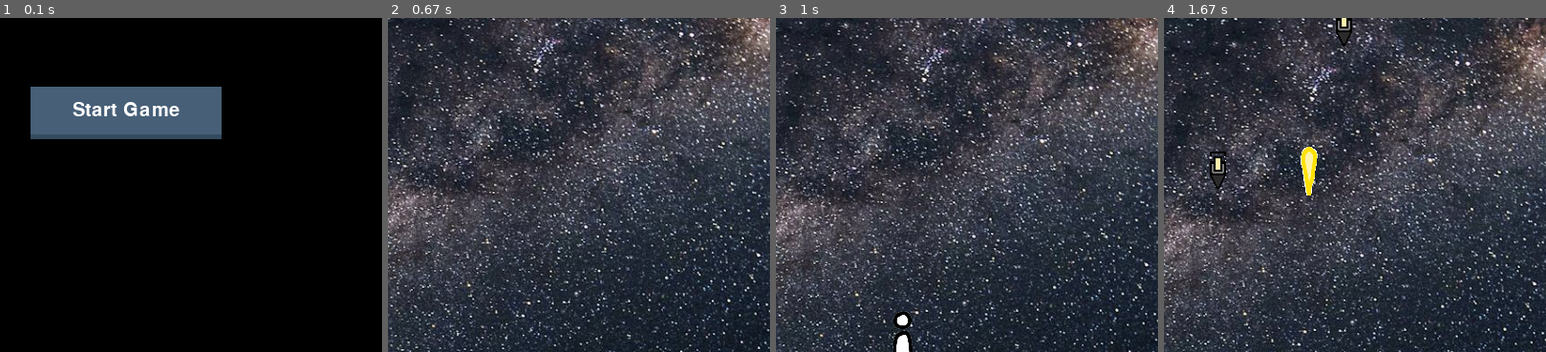
Above: before the commit, frames 1-4 (left to right).
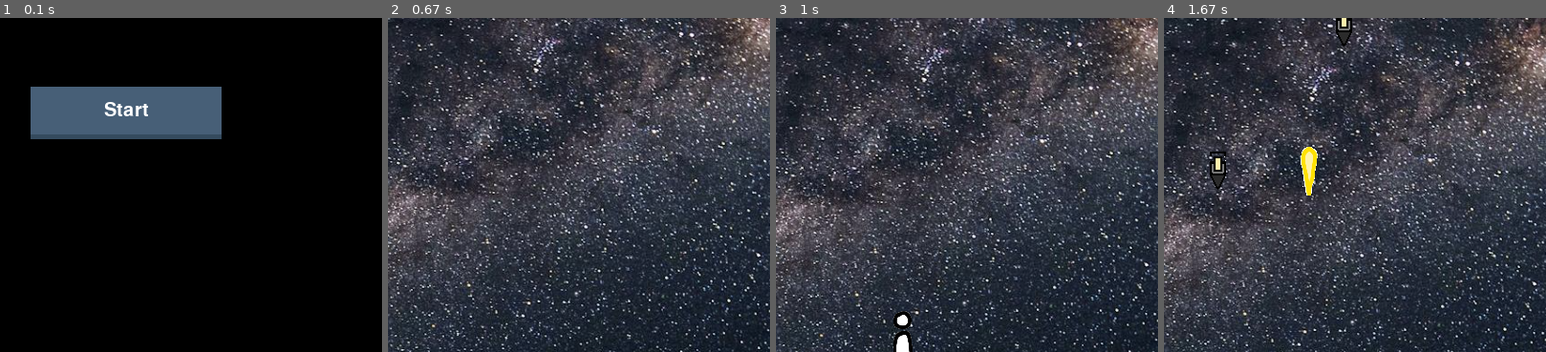
Above: after the commit, the same moments.

Repository: SoohaBang/pygame2
Game: pygame game, started from bsh.py
Two runs of this game, one before a commit and one after it. Both use one fixed random seed, a clock stepped at 60 frames per second and the inputs below.
Inputs (mouse positions are % of the whole screen's width and height, from its top left):
- Up to frame 1 (0.1 s): no input
- Up to frame 2 (0.67 s): press the mouse at (50, 49) at 0.37 s; move the mouse to (49, 55) at 0.47 s; release the mouse at (49, 61) at 0.6 s
- Up to frame 3 (1 s): hold Up from 0.67 s (still down); move the mouse to (29, 12) at 0.7 s
- Up to frame 4 (1.67 s): release Up at 1.13 s; hold Right from 1.17 s (still down); tap Space at 1.23, 1.53 s
The pictures show only the part of the screen within x 34-84%, y 35-85%; the shares and areas given below are measured in that part.

The runs differ from the first frame. In frame 1, 0.7% of the frame differs, in the area x 19-47%, y 25-30%; in frame 2, nothing differs; in frame 3, nothing differs; in frame 4, nothing differs.

Commit message:
Update bsh.py
game over menu song ect

Diff:
--- a/bsh.py
+++ b/bsh.py
@@ -9,8 +9,8 @@
     K_SPACE,
     KEYDOWN,
     QUIT,
+    MOUSEBUTTONDOWN,
     RLEACCEL,
-    MOUSEBUTTONDOWN,
 )
 
 # Game settings
@@ -185,8 +185,9 @@
 background = Background()
 
 # Load and play background music
-pygame.mixer.music.load("Apoxode_-_Electric_1.mp3")
-pygame.mixer.music.play(loops=-1)
+menu_music = pygame.mixer.music.load("Apoxode_-_Electric_1.mp3")
+game_music = pygame.mixer.music.load("sb_indreams.mp3")
+pygame.mixer.music.play(loops=-1, start=0)  # Start menu music
 
 # Load sound effects
 move_up_sound = pygame.mixer.Sound("Rising_putter.ogg")
@@ -204,9 +205,10 @@
 # Define game states
 START_MENU = "start_menu"
 GAME_RUNNING = "game_running"
+GAME_OVER = "game_over"
 current_state = START_MENU
 
-# Button class for start menu
+# Button class for menu and game over screens
 class Button:
     def __init__(self, text, width, height, pos, elevation):
         self.pressed = False
@@ -238,16 +240,16 @@
     def check_click(self):
         mouse_pos = pygame.mouse.get_pos()
         if self.top_rect.collidepoint(mouse_pos):
-            if pygame.mouse.get_pressed()[0] == 1:
-                if not self.pressed:
-                    self.pressed = True
-                    return True
-        if pygame.mouse.get_pressed()[0] == 0:
-            self.pressed = False
+            if pygame.mouse.get_pressed()[0]:
+                self.dynamic_elecation = 0
+                return True
+            self.dynamic_elecation = self.elevation
         return False
 
-# Create start button
-start_button = Button("Start Game", 200, 50, (SCREEN_WIDTH//2 - 100, SCREEN_HEIGHT//2 - 25), 5)
+# Create buttons
+start_button = Button("Start", 200, 50, (SCREEN_WIDTH//2 - 100, SCREEN_HEIGHT//2 - 25), 5)
+return_to_menu_button = Button("Return to Menu", 200, 50, (SCREEN_WIDTH//2 - 100, SCREEN_HEIGHT//2 - 25), 5)
+exit_button = Button("Exit", 200, 50, (SCREEN_WIDTH//2 - 100, SCREEN_HEIGHT//2 + 25), 5)
 
 # Main game loop
 clock = pygame.time.Clock()
@@ -274,6 +276,8 @@
 
     if current_state == START_MENU:
         screen.fill((0, 0, 0))  # Fill screen with black
+        pygame.mixer.music.load("Apoxode_-_Electric_1.mp3")
+        pygame.mixer.music.play(loops=-1, start=0)  # Play menu music
 
         # Display game title
         title_font = pygame.font.Font(None, 74)
@@ -283,8 +287,12 @@
         # Draw start button
         if start_button.check_click():
             current_state = GAME_RUNNING  # Change state to start the game
+            pygame.mixer.music.stop()
+            pygame.mixer.music.load("sb_indreams.mp3")
+            pygame.mixer.music.play(loops=-1, start=0)  # Play game music
             start_time = pygame.time.get_ticks()  # Reset the start time when the game begins
             points = 0  # Reset points when starting a new game
+            player.lives = 3  # Reset player lives when starting a new game
 
         start_button.draw()
 
@@ -312,8 +320,10 @@
         # Check for collisions between player and enemies
         if pygame.sprite.spritecollideany(player, enemies):
             if not player.take_damage():
-                current_state = START_MENU  # Return to menu if the player dies
-                pygame.mixer.music.play(loops=-1)  # Restart the music when returning to menu
+                current_state = GAME_OVER  # Switch to game over screen
+                pygame.mixer.music.stop()
+                pygame.mixer.music.load("Apoxode_-_Electric_1.mp3")
+                pygame.mixer.music.play(loops=-1, start=0)  # Play menu music again
                 collision_sound.play()
 
         # Draw the background first
@@ -334,6 +344,30 @@
         screen.blit(time_text, (10, 10))
         screen.blit(points_text, (10, 90))
 
+    elif current_state == GAME_OVER:
+        screen.fill((0, 0, 0))  # Fill screen with black
+
+        # Display game over text
+        game_over_font = pygame.font.Font(None, 74)
+        game_over_text = game_over_font.render("Game Over", True, (255, 0, 0))
+        screen.blit(game_over_text, (SCREEN_WIDTH//2 - game_over_text.get_width()//2, SCREEN_HEIGHT//4))
+
+        # Draw buttons
+        if return_to_menu_button.check_click():
+            current_state = START_MENU
+            points = 0  # Reset points when returning to menu
+            player.lives = 3  # Reset player lives when returning to menu
+            pygame.mixer.music.stop()
+            pygame.mixer.music.load("Apoxode_-_Electric_1.mp3")
+            pygame.mixer.music.play(loops=-1, start=0)  # Play menu music
+
+        if exit_button.check_click():
+            pygame.quit()
+            running = False
+
+        return_to_menu_button.draw()
+        exit_button.draw()
+
     pygame.display.flip()
     clock.tick(30)
 
